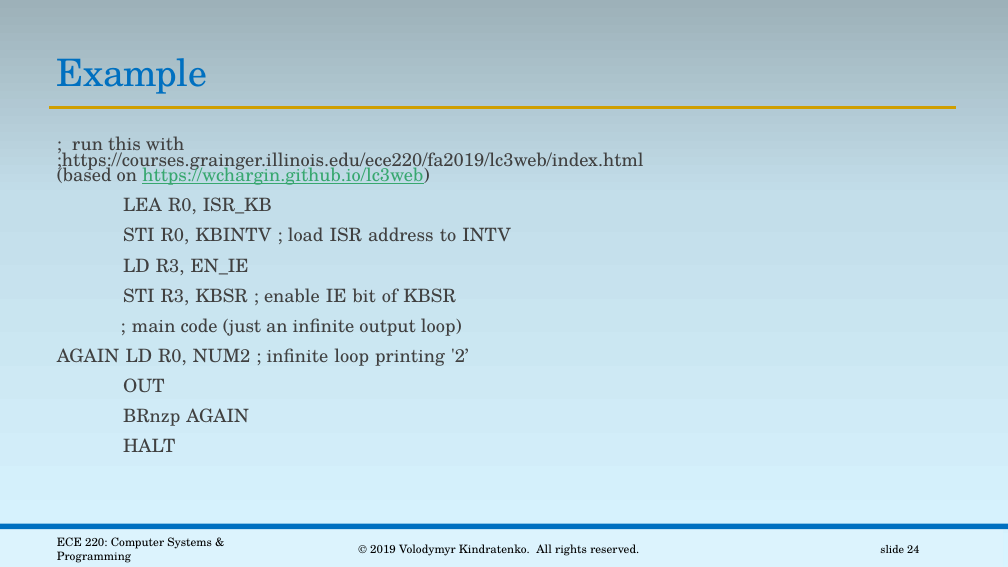
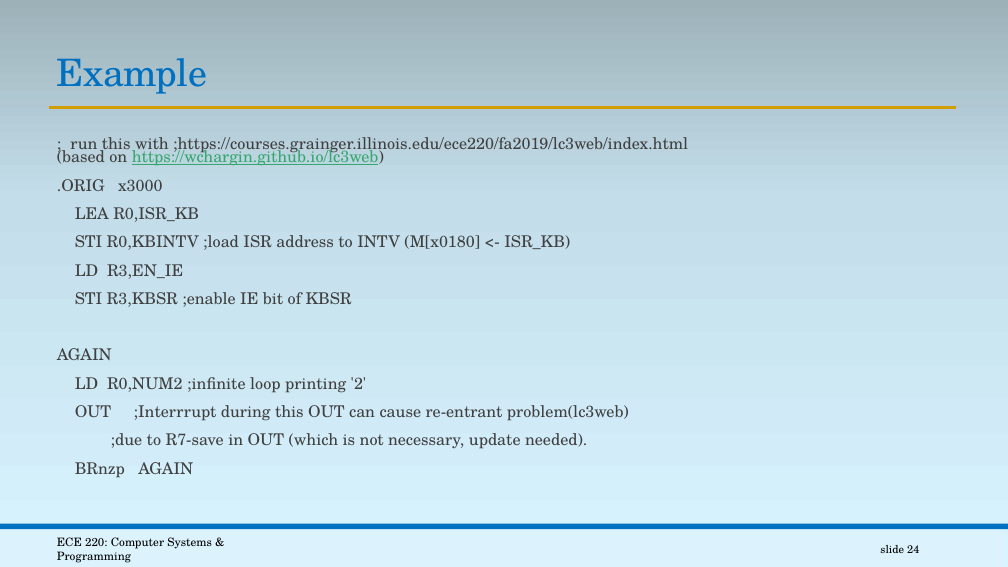
Before and after one commit to ubhowmik/ECE220_Fall2019, a slide deck: slide 24 of Lecture#6/interrupts-and-exceptions.pptx. Drawn at 1008x567 pixels with LibreOffice and Linux fonts; fonts in the diff are those of the drawing. Boxes give left, top, right and bottom in pixels: in the first picture for what was removed or moved away, otherwise in the second. Text is boxed around its words. In the diff, an @@ line names an element or a change of style, - is before the commit and + after.

```diff
--- a/Lecture#6/interrupts-and-exceptions.pptx
+++ b/Lecture#6/interrupts-and-exceptions.pptx
@@ text at <box>57,137,688,478</box>: size 17.5 to 15.4 pt in "; run this with ;https://courses.grainger.illinois.edu/ece22 ...", "BRnzp AGAIN" @@
@@ text at <box>57,179,629,449</box>: text changed; size 17.5 to 15.4 pt @@
-  LEA R0, ISR_KB
-  STI R0, KBINTV ; load ISR address to INTV
-  LD R3, EN_IE
-  STI R3, KBSR ; enable IE bit of KBSR
-; main code (just an infinite output loop)
-  AGAIN LD R0, NUM2 ; infinite loop printing '2’
-  OUT
+  .ORIG x3000
+  LEA R0,ISR_KB
+  STI R0,KBINTV ;load ISR address to INTV (M[x0180] <- ISR_KB)
+  LD R3,EN_IE
+  STI R3,KBSR ;enable IE bit of KBSR
+  AGAIN
+  LD R0,NUM2 ;infinite loop printing '2'
+  OUT ;Interrrupt during this OUT can cause re-entrant problem(lc3web)
+  ;due to R7-save in OUT (which is not necessary, update needed).
@@ text at <box>123,438,175,452</box>: paragraph removed @@
-  HALT
@@ text removed at <box>370,544,639,556</box> @@
-© 2019 Volodymyr Kindratenko. All rights reserved.
```
Also in this commit, not shown: 1 other slide changed, 1 other file.
